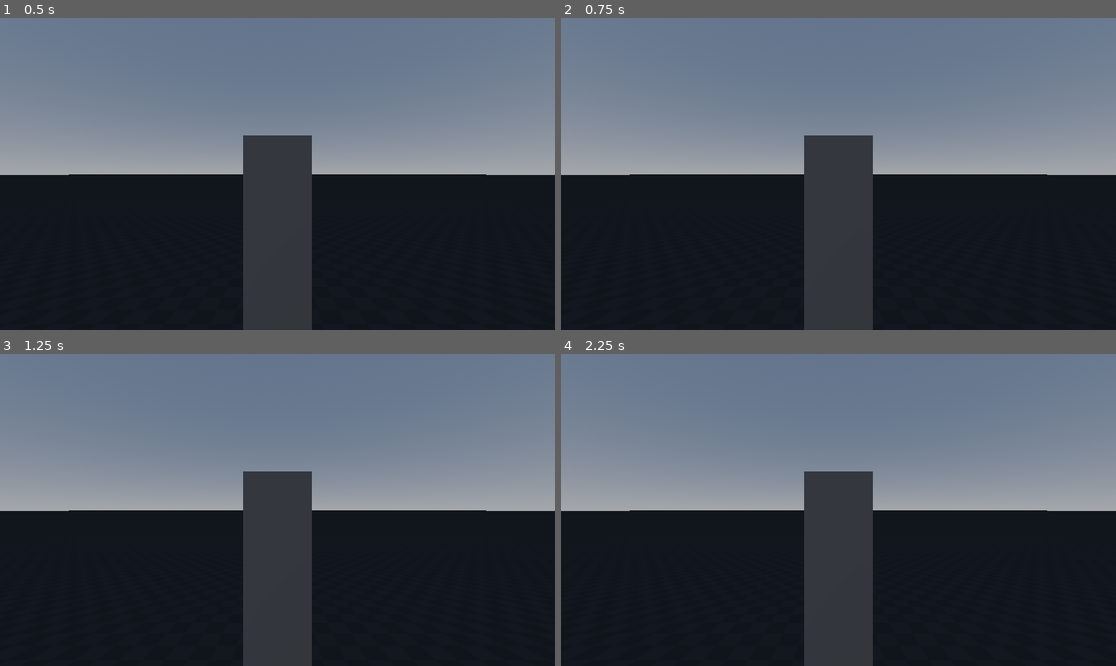
Above: before the commit, frames 1-4 (two rows, left to right).
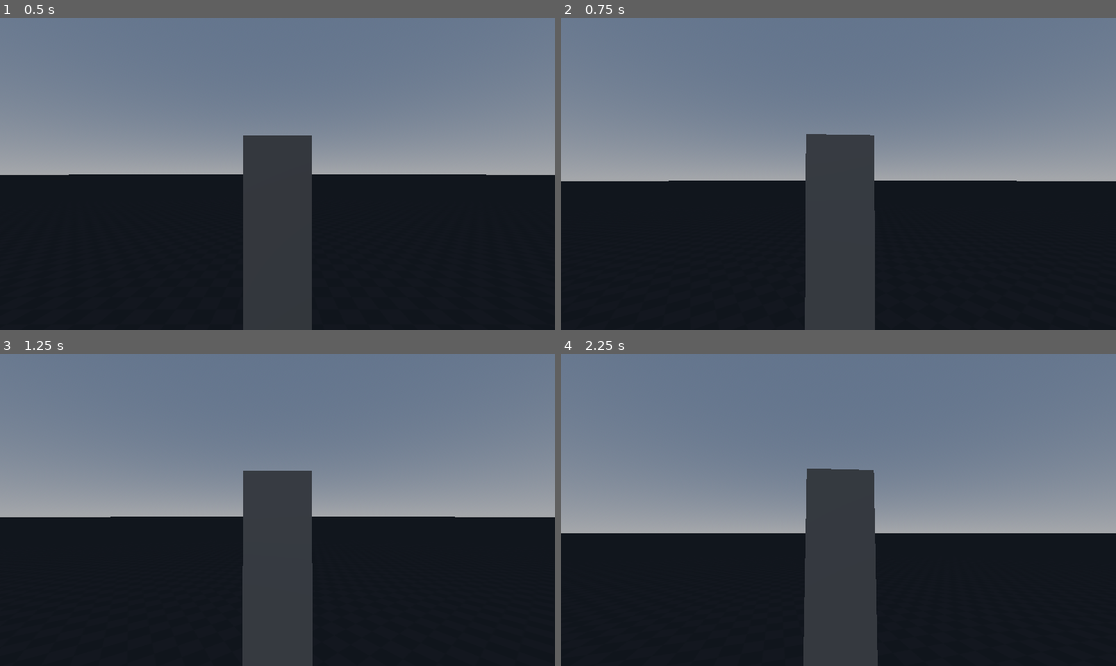
Above: after the commit, the same moments.

Repository: FOSS-Supremacy/OpenLiberty
Game: Godot game, scene res://scenes/test/CharactersWorldTest.tscn
Same seed, same stepped clock (60 frames per second), same inputs: the game is played once before the commit and once after it.
Inputs (mouse positions are in pixels of both pictures, inside the frame that each line leads up to):
- Up to frame 1 (0.5 s): no input
- Up to frame 2 (0.75 s): tap Enter at 0.5 s; move the mouse to (866, 174) at 0.52 s; hold W (player_m_forward) from 0.53 s (still down); hold Shift (player_m_run) from 0.53 s (still down)
- Up to frame 3 (1.25 s): keep holding W (player_m_forward); keep holding Shift (player_m_run)
- Up to frame 4 (2.25 s): keep holding W (player_m_forward); tap Space at 1.25 s; move the mouse to (810, 510) at 1.27 s; release Shift (player_m_run) at 1.28 s; tap Shift (player_m_run) at 1.35 s; tap Enter at 2 s; move the mouse to (849, 503) at 2.02 s; hold Shift (player_m_run) from 2.03 s (still down)

Frame 1 is identical in both runs. In frame 2, 2.2% of the frame differs, in the area x 0-100%, y 37-100%; in frame 3, 1.9%; in frame 4, 6.9%, in the area x 0-100%, y 36-100%.
Error before the commit: Trying to assign value of type 'Node3D' to a variable of type 'MeshInstance3D'. (res://scripts/gameplay/Player/obj_player.gd:3)

Commit message:
feat: camera and player movement

Diff:
--- a/scripts/gameplay/Player/obj_player.gd
+++ b/scripts/gameplay/Player/obj_player.gd
@@ -1,39 +1,72 @@
 extends CharacterBody3D
 
-@onready var mesh: MeshInstance3D = $mesh
+var move_dir = Vector3.ZERO
+var motion = Vector3.ZERO
+
+# <--------------------------->
+@onready var mesh = $mesh
 @onready var cam_pivot: Node3D = $cameraPivot
 @onready var spring_arm_3d: SpringArm3D = $cameraPivot/SpringArm
 
-const SPEED = 2
-const LERP_VAL = 0.15
+# <--------------------------->
+@export var sensitivity = 0.02
+@export var gravity:float = 9.8
 
-var sensitivity = 0.05
+@export_group("Player")
+@export var SPEED_WALK = 4
+@export var SPEED_RUN = 6
+var SPEED_ACCEL = 30
 
-var gravity = get_gravity()
+@export_group("Flags")
+@export var CAN_MOVE:bool = true
+@export var CAN_RUN = true
+@export var GRAVITY_ON:bool = false
 
+
+var rotation_speed = 10.0 # for player rotation.
+
+# <--------------------------->
 func _ready() -> void:
 	Input.set_mouse_mode(Input.MOUSE_MODE_CAPTURED)
 
 func _input(event: InputEvent) -> void:
 	if event is InputEventMouseMotion:
-		cam_pivot.rotate_y(-event.relative.x * .005)
-		spring_arm_3d.rotate_x(-event.relative.y * .005)
-		spring_arm_3d.rotation.x = clamp(spring_arm_3d.rotation.x, -PI/4, PI/4)
+		cam_pivot.rotate_y(-event.relative.x * sensitivity/2)
+		spring_arm_3d.rotate_x(-event.relative.y * sensitivity/2)
+		spring_arm_3d.rotation.x = clamp(spring_arm_3d.rotation.x, -PI/3, PI/5)
 
 func _physics_process(delta: float) -> void:
-	var input_dir = Input.get_vector("player_m_left", "player_m_right", "player_m_forward", "player_m_backward")
-	var direction = (transform.basis * Vector3(input_dir.x, 0, input_dir.y)).normalized()
-	direction = direction.rotated(Vector3.UP, cam_pivot.rotation.y)
+	movement_behavior(delta)
 
-	if not is_on_floor():
-		velocity.y -= 10 * delta
+func movement_behavior(delta):
+	if CAN_MOVE:
+		# Direction of movement based on player direction
+		move_dir = Vector3(
+			Input.get_action_strength("player_m_right") - Input.get_action_strength("player_m_left"),
+			0.0,
+			Input.get_action_strength("player_m_backward") - Input.get_action_strength("player_m_forward")
+		).normalized()
 
-	if direction.length() > 0:
-		velocity.x = direction.x * SPEED
-		velocity.z = direction.z * SPEED
-		mesh.rotation.y = lerp_angle(mesh.rotation.y, atan2(-velocity.x, -velocity.z), LERP_VAL)
-	else:
-		velocity.x = move_toward(velocity.x, 0, SPEED)
-		velocity.z = move_toward(velocity.z, 0, SPEED)
+		move_dir = move_dir.rotated(Vector3.UP, cam_pivot.rotation.y)
 
-	move_and_slide()
+		# Rotates the mesh in the direction of movement with a smooth transition
+		if move_dir.length() > 0.1:
+			var target_rotation = mesh.global_transform.basis.get_euler().y
+			var move_direction_rotation = atan2(-move_dir.x, -move_dir.z)
+			target_rotation = lerp_angle(target_rotation, move_direction_rotation, rotation_speed * delta)
+
+			mesh.rotation.y = target_rotation
+
+		# Player Movement
+		if Input.get_action_strength("player_m_run") && Input.get_action_strength("player_m_forward") && CAN_RUN:
+			velocity.x = lerp(velocity.x, move_dir.x * SPEED_RUN, SPEED_ACCEL * delta)
+			velocity.z = lerp(velocity.z, move_dir.z * SPEED_RUN, SPEED_ACCEL * delta)
+		else:
+			velocity.x = lerp(velocity.x, move_dir.x * SPEED_WALK, SPEED_ACCEL * delta)
+			velocity.z = lerp(velocity.z, move_dir.z * SPEED_WALK, SPEED_ACCEL * delta)
+
+		move_and_slide()
+
+		# Applie Gravity
+		if GRAVITY_ON and not is_on_floor():
+			velocity.y -= gravity * delta
